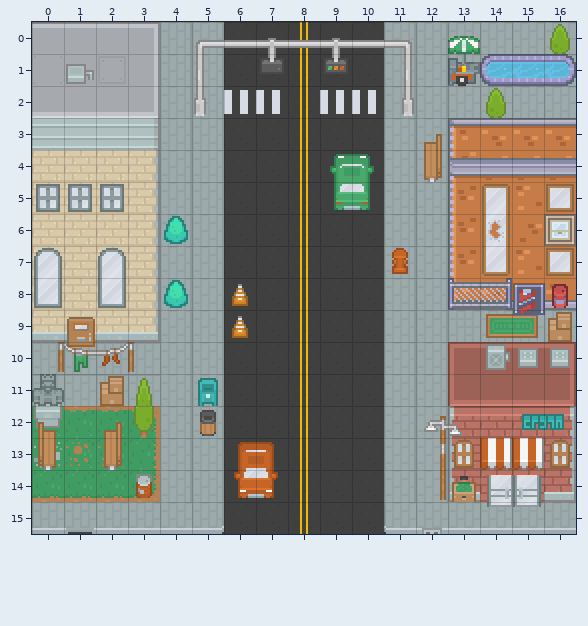
Level history. Tiled map (JSON): assets/basicCity.tmj. Above: the version before the commit.
Cells are 16x16 px. Shown: x 0..16, y 0..15.
And afterwards:
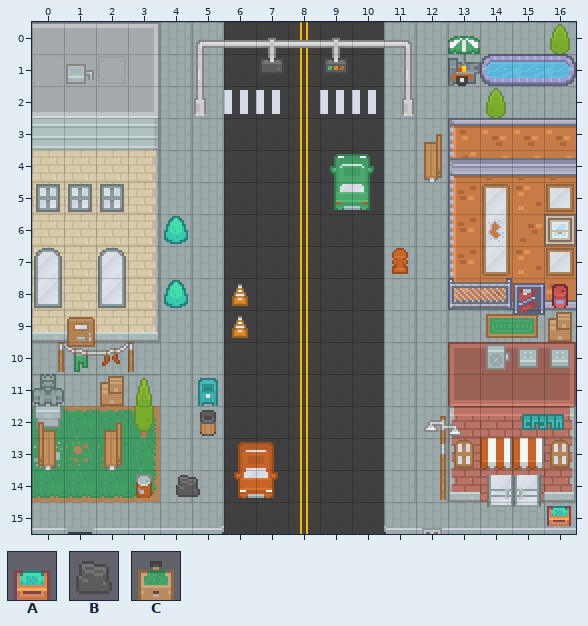
Key: from "urban1": A 302; from "urban2": B 493, C 679.
_ is an empty cell.
Objects are placed by their top-left corner, in cells (3,4 is the top-left corner of cell 3,4); size is 1x1 cell unless given.
Edits made:
{"where": "layer \"decoration\""}
{"y":14,"x":13,"old":"C","new":"_"}
{"where": "layer \"objects\" (added)"}
{"now": "B at 4.4,14"}
{"now": "A at 16,14.8"}
